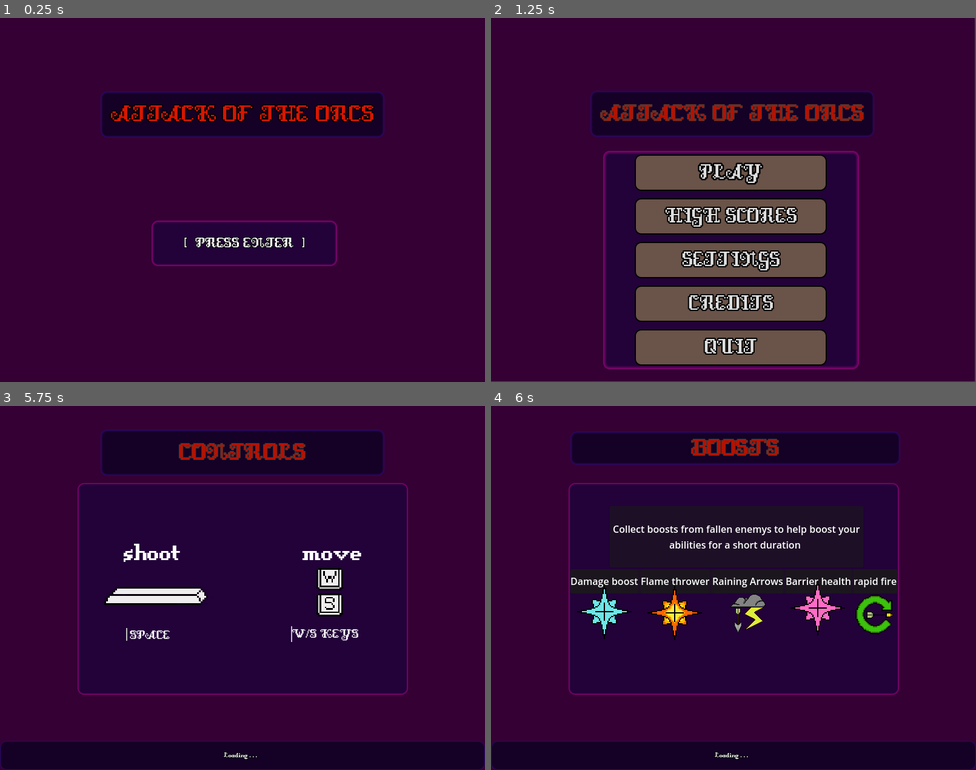
Above: before the commit, frames 1-4 (two rows, left to right).
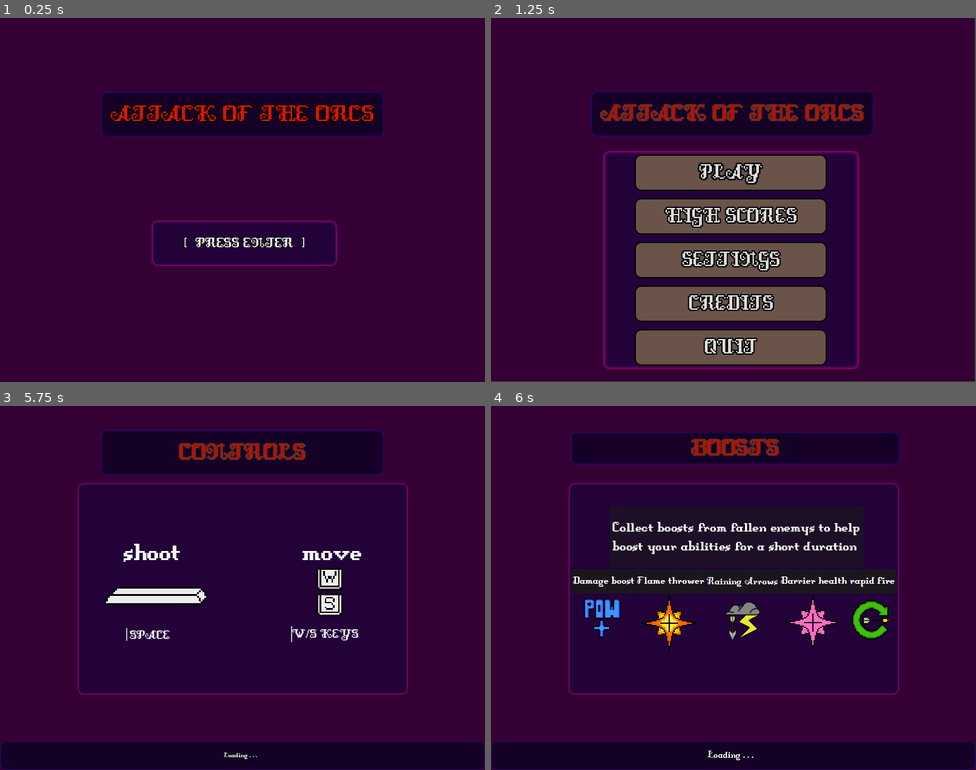
Above: after the commit, the same moments.

Repository: MoeOverload/cs50-project
Game: Godot game, scene res://ui scenes/main_node.tscn
Two runs of this game, one before a commit and one after it. Both use one fixed random seed, a clock stepped at 60 frames per second and the inputs below.
Inputs:
- Up to frame 1 (0.25 s): no input
- Up to frame 2 (1.25 s): tap Enter (enter) at 0.5, 0.6 s; hold Up (up) from 0.53 s (still down)
- Up to frame 3 (5.75 s): release Up (up) at 1.25 s; click "PLAY" at 1.25 s; tap Space (fire) at 2, 2.1, 3.5, 3.6, 5, 5.1 s; hold S (down) 2.03-2.78 s; tap Enter (enter) at 2.75, 2.85, 4.25, 4.35 s; hold Up (up) 2.78-4.28 s; hold S (down) from 4.28 s (still down)
- Up to frame 4 (6 s): keep holding S (down); tap Enter (enter) at 5.85 s

Frames 1-3 are identical in both runs. In frame 4, 5.4% of the frame differs, in the area x 16-84%, y 31-98%.
Error in both runs: Attempt to call function 'get_var' in base 'null instance' on a null instance. (res://globalscript.gd:96)

Commit message:
ui fixes

Diff:
--- a/attack-of-the-orcs/ui scenes/loadingscreen/loading_screen_2.tscn
+++ b/attack-of-the-orcs/ui scenes/loadingscreen/loading_screen_2.tscn
@@ -1,8 +1,8 @@
-[gd_scene load_steps=14 format=3 uid="uid://bxvfyvwjkb8rr"]
+[gd_scene load_steps=20 format=3 uid="uid://bxvfyvwjkb8rr"]
 
 [ext_resource type="Script" path="res://ui scenes/loadingscreen/loading_screen_2.gd" id="1_fl4r2"]
 [ext_resource type="FontFile" uid="uid://de74dgvi227lf" path="res://Assets/DungeonFont.ttf" id="2_7yl4l"]
-[ext_resource type="Texture2D" uid="uid://ccb76xoq1mu86" path="res://Assets/boosts/speedboost.png" id="3_dmtph"]
+[ext_resource type="Texture2D" uid="uid://bqsu65sr1uhoe" path="res://ui scenes/loadingscreen/damage boost.png" id="3_w18kv"]
 [ext_resource type="Texture2D" uid="uid://doi8ukoaooq8q" path="res://Assets/boosts/flamethrower _boost.png" id="4_hdobe"]
 [ext_resource type="Texture2D" uid="uid://cbvxb6yfdsgyg" path="res://Assets/boosts/raining arrows.png" id="5_xbgc1"]
 [ext_resource type="Texture2D" uid="uid://cqhpv5d63pawm" path="res://Assets/boosts/barrierhealth_boost.png" id="6_y5wsc"]
@@ -26,7 +26,7 @@
 
 [sub_resource type="LabelSettings" id="LabelSettings_x1dsn"]
 font = ExtResource("2_7yl4l")
-font_size = 13
+font_size = 18
 outline_size = 3
 outline_color = Color(0, 0, 0, 1)
 
@@ -44,6 +44,30 @@
 corner_radius_bottom_left = 10
 expand_margin_top = 1.0
 
+[sub_resource type="LabelSettings" id="LabelSettings_rsvc2"]
+font = ExtResource("2_7yl4l")
+font_size = 27
+
+[sub_resource type="LabelSettings" id="LabelSettings_xq3rb"]
+font = ExtResource("2_7yl4l")
+font_size = 20
+
+[sub_resource type="LabelSettings" id="LabelSettings_pagop"]
+font = ExtResource("2_7yl4l")
+font_size = 20
+
+[sub_resource type="LabelSettings" id="LabelSettings_wwvuc"]
+font = ExtResource("2_7yl4l")
+font_size = 19
+
+[sub_resource type="LabelSettings" id="LabelSettings_of2sk"]
+font = ExtResource("2_7yl4l")
+font_size = 20
+
+[sub_resource type="LabelSettings" id="LabelSettings_07huc"]
+font = ExtResource("2_7yl4l")
+font_size = 20
+
 [sub_resource type="StyleBoxFlat" id="StyleBoxFlat_gelbn"]
 bg_color = Color(0.0784314, 0.00392157, 0.145098, 1)
 border_width_left = 4
@@ -130,6 +154,7 @@
 [node name="Label" type="Label" parent="PanelContainer5"]
 layout_mode = 2
 text = "Collect boosts from fallen enemys to help boost your abilities for a short duration "
+label_settings = SubResource("LabelSettings_rsvc2")
 horizontal_alignment = 1
 autowrap_mode = 1
 
@@ -155,11 +180,12 @@
 layout_mode = 2
 text = "Damage boost
 "
+label_settings = SubResource("LabelSettings_xq3rb")
 
 [node name="Speedboost" type="Sprite2D" parent="PanelContainer2/HBoxContainer2/PanelContainer3/Label3"]
-position = Vector2(56, 62)
-scale = Vector2(2, 2)
-texture = ExtResource("3_dmtph")
+position = Vector2(53, 83)
+scale = Vector2(1.5, 1.5)
+texture = ExtResource("3_w18kv")
 
 [node name="PanelContainer4" type="PanelContainer" parent="PanelContainer2/HBoxContainer2"]
 layout_mode = 2
@@ -167,9 +193,10 @@
 [node name="Label" type="Label" parent="PanelContainer2/HBoxContainer2/PanelContainer4"]
 layout_mode = 2
 text = "Flame thrower"
+label_settings = SubResource("LabelSettings_pagop")
 
 [node name="FlamethrowerBoost" type="Sprite2D" parent="PanelContainer2/HBoxContainer2/PanelContainer4/Label"]
-position = Vector2(56, 64)
+position = Vector2(53, 80)
 scale = Vector2(2, 2)
 texture = ExtResource("4_hdobe")
 
@@ -180,9 +207,10 @@
 layout_mode = 2
 text = "Raining Arrows
 "
+label_settings = SubResource("LabelSettings_wwvuc")
 
 [node name="RainingarrowBoost" type="Sprite2D" parent="PanelContainer2/HBoxContainer2/PanelContainer5/Label5"]
-position = Vector2(58.5, 65.5)
+position = Vector2(58.5, 75.5)
 texture = ExtResource("5_xbgc1")
 
 [node name="PanelContainer" type="PanelContainer" parent="PanelContainer2/HBoxContainer2"]
@@ -191,9 +219,10 @@
 [node name="Label4" type="Label" parent="PanelContainer2/HBoxContainer2/PanelContainer"]
 layout_mode = 2
 text = "Barrier health"
+label_settings = SubResource("LabelSettings_of2sk")
 
 [node name="BarrierhealthBoost" type="Sprite2D" parent="PanelContainer2/HBoxContainer2/PanelContainer"]
-position = Vector2(53, 64)
+position = Vector2(53, 88)
 scale = Vector2(2, 2)
 texture = ExtResource("6_y5wsc")
 
@@ -204,9 +233,10 @@
 layout_mode = 2
 text = "rapid fire
 "
+label_settings = SubResource("LabelSettings_07huc")
 
 [node name="RapidfireBoost" type="Sprite2D" parent="PanelContainer2/HBoxContainer2/PanelContainer2/Label2"]
-position = Vector2(39, 63)
+position = Vector2(39, 71)
 scale = Vector2(1.8, 1.8)
 texture = ExtResource("7_hdoy8")
 
